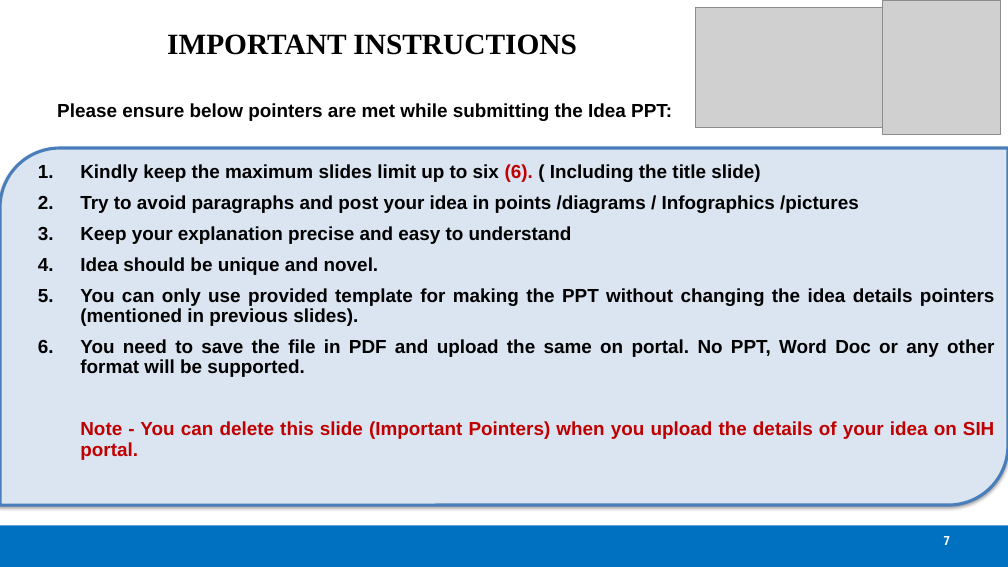
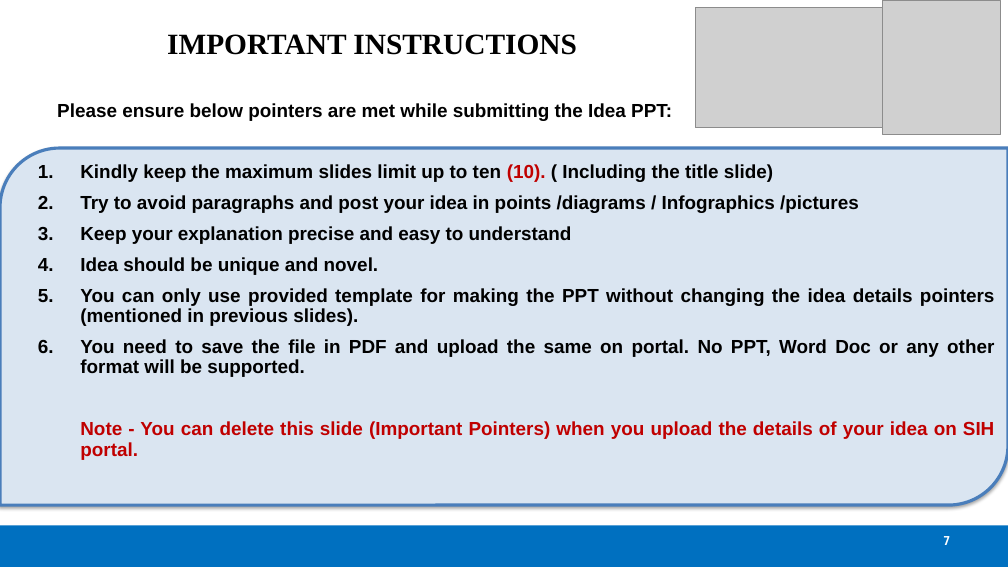
Before and after one commit to IshwariShinde8772/remix-of-kbt-hackathon-hub-18, a slide deck: slide 7 of public/mainresources/KBT-Avinyathon-Presentation-Template.pptx. Drawn at 1008x567 pixels with LibreOffice and Linux fonts; fonts in the diff are those of the drawing; grey boxes stand for pictures. Boxes give left, top, right and bottom in pixels: in the first picture for what was removed or moved away, otherwise in the second. Text is boxed around its words. In the diff, an @@ line names an element or a change of style, - is before the commit and + after.

```diff
--- a/public/mainresources/KBT-Avinyathon-Presentation-Template.pptx
+++ b/public/mainresources/KBT-Avinyathon-Presentation-Template.pptx
@@ text at box(80, 164, 773, 182): text changed @@
-1. Kindly keep the maximum slides limit up to six (6). ( Including the title slide)
+1. Kindly keep the maximum slides limit up to ten (10). ( Including the title slide)
```
Also in this commit, not shown: 3 other files.
